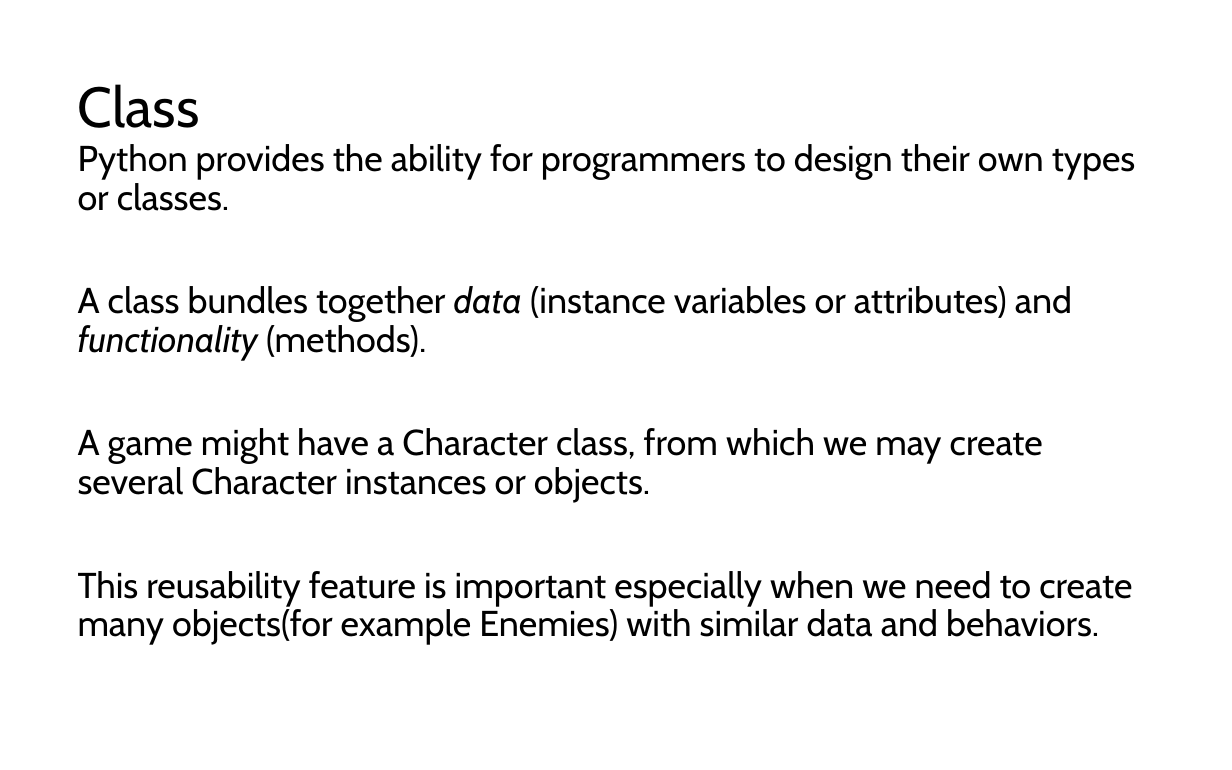
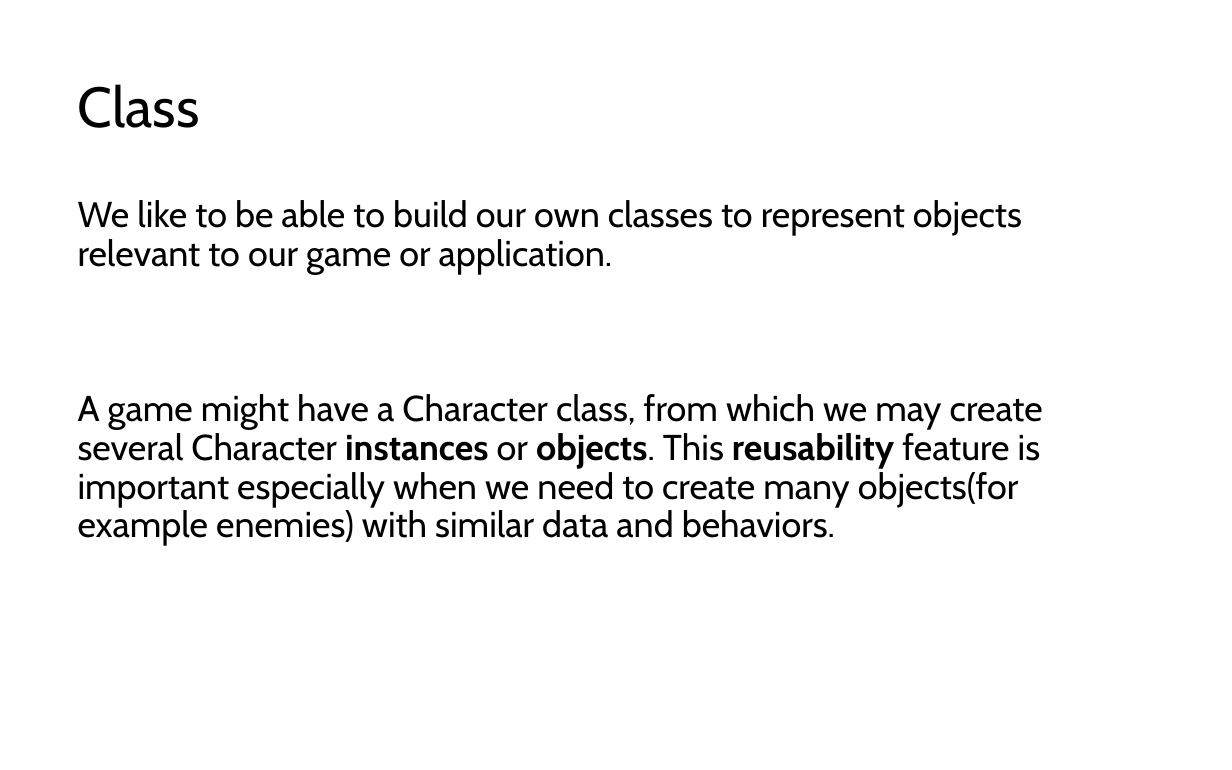
Before and after one commit to LongBaoNguyen/longbaonguyen.github.io, a slide deck: slide 6 of courses/apcsp/lect9.pptx (slide 3 before the commit). Drawn at 1232x770 pixels with LibreOffice and Linux fonts; fonts in the diff are those of the drawing. Boxes give left, top, right and bottom in pixels: in the first picture for what was removed or moved away, otherwise in the second. Text is boxed around its words. In the diff, an @@ line names an element or a change of style, - is before the commit and + after.

```diff
--- a/courses/apcsp/lect9.pptx
+++ b/courses/apcsp/lect9.pptx
@@ text at (78, 200, 1043, 546): text changed @@
-Python provides the ability for programmers to design their own types or classes.
-A class bundles together data (instance variables or attributes) and functionality (methods).
-A game might have a Character class, from which we may create several Character instances or objects.
-This reusability feature is important especially when we need to create many objects(for example Enemies) with similar data and behaviors.
+We like to be able to build our own classes to represent objects relevant to our game or application.
+A game might have a Character class, from which we may create several Character instances or objects. This reusability feature is important especially when we need to create many objects(for example enemies) with similar data and behaviors.
```
Also in this commit, not shown: 11 other slides changed, 12 slides added, 7 slides removed, 10 other files.
